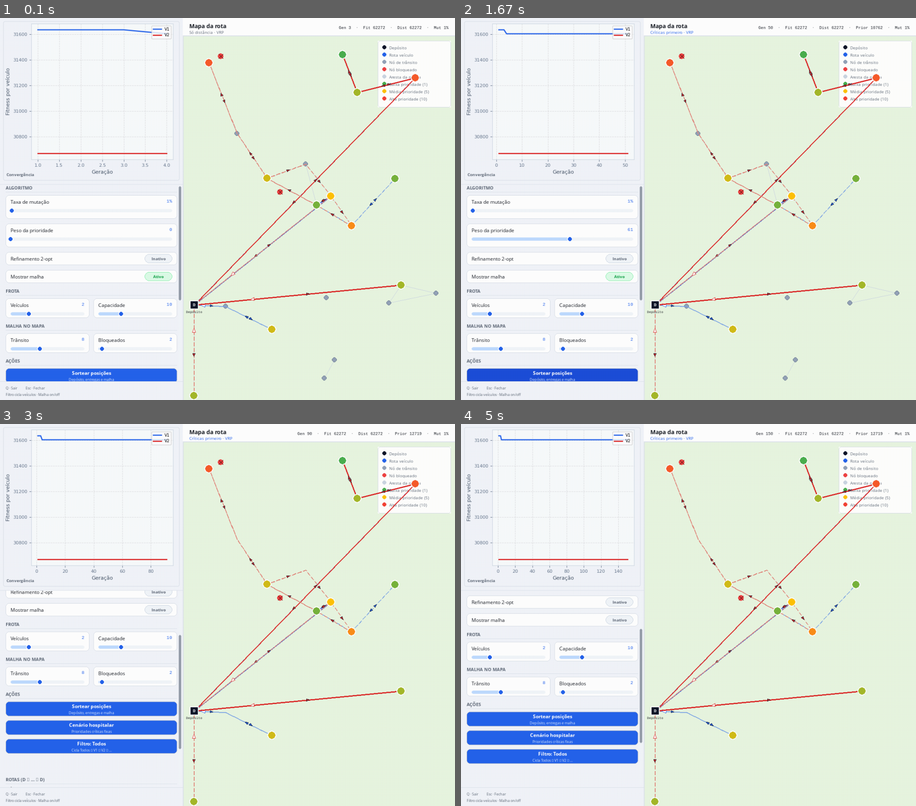
Above: before the commit, frames 1-4 (two rows, left to right).
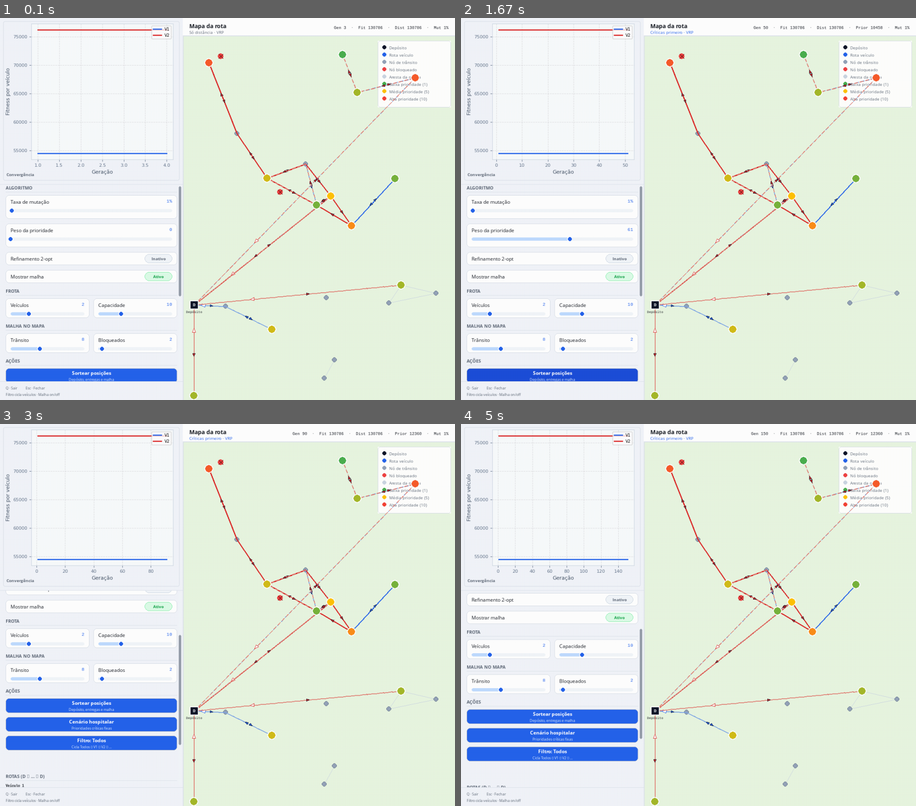
Above: after the commit, the same moments.

Repository: edvansanchoo/genetic_algorithm_tsp-main
Game: pygame game, started from main.py
Two runs of this game, one before a commit and one after it. Both use one fixed random seed, a clock stepped at 60 frames per second and the inputs below.
Inputs (mouse positions are in pixels of both pictures, inside the frame that each line leads up to):
- Up to frame 1 (0.1 s): no input
- Up to frame 2 (1.67 s): click (688, 209) at 0.38 s; press the mouse at (552, 247) at 1.2 s; move the mouse to (693, 166) at 1.3 s; release the mouse at (838, 86) at 1.43 s; press the mouse at (552, 90) at 1.53 s; move the mouse to (570, 209) at 1.63 s
- Up to frame 3 (3 s): release the mouse at (127, 733) at 1.77 s; press the mouse at (177, 645) at 1.87 s; move the mouse to (282, 668) at 1.97 s; release the mouse at (386, 691) at 2.1 s; press the mouse at (91, 615) at 2.2 s; move the mouse to (182, 557) at 2.3 s; release the mouse at (277, 504) at 2.43 s; press the mouse at (91, 515) at 2.53 s; move the mouse to (150, 492) at 2.63 s; release the mouse at (204, 473) at 2.77 s; click (263, 710) at 2.88 s
- Up to frame 4 (5 s): press the mouse at (552, 634) at 3.2 s; move the mouse to (615, 561) at 3.3 s; release the mouse at (683, 492) at 3.43 s; press the mouse at (552, 653) at 3.53 s; move the mouse to (702, 580) at 3.63 s; release the mouse at (852, 508) at 3.77 s; press the mouse at (638, 687) at 3.87 s; move the mouse to (620, 584) at 3.97 s; release the mouse at (602, 481) at 4.1 s; press the mouse at (552, 496) at 4.2 s; move the mouse to (592, 527) at 4.3 s; release the mouse at (638, 561) at 4.43 s; press the mouse at (638, 645) at 4.53 s; move the mouse to (734, 664) at 4.63 s; release the mouse at (825, 683) at 4.77 s; press the mouse at (552, 496) at 4.87 s; move the mouse to (633, 572) at 4.97 s

The runs differ from the first frame. In frame 1, 1.3% of the frame differs, in the area x 3-93%, y 2-97%; in frame 2, 1.5%; in frame 3, 5.7%, in the area x 1-97%, y 2-97%; in frame 4, 5.0%.

Commit message:
feat(vrp): unify vehicle plan_edges across all trip segments
Replace per-trip edge memory with a single plan_edges set that hard-blocks reused edges on every segment, with shared fallback penalties wired through settings and GA decode.

Co-authored-by: Cursor <cursoragent@cursor.com>

Diff:
--- a/tests/test_return_path_diversification.py
+++ b/tests/test_return_path_diversification.py
@@ -11,7 +11,10 @@
     canonical_edge,
     find_path_weighted,
 )
-from traveling_salesman_problem.problem.vrp_decoder import decode_vehicle_permutation
+from traveling_salesman_problem.problem.vrp_decoder import (
+    _edges_from_path,
+    decode_vehicle_permutation,
+)
 from traveling_salesman_problem.problem.vrp_models import DEPOT_ID, DeliveryToken
 
 
@@ -31,6 +34,34 @@
         ],
         connection_radius=100.0,
     )
+
+
+def _two_corridor_network():
+    return RoadNetwork(
+        nodes={
+            DEPOT_ID: (0.0, 0.0),
+            "A": (10.0, 0.0),
+            "B": (10.0, 10.0),
+            "C": (-10.0, 0.0),
+            "X": (20.0, 0.0),
+        },
+        edges=[
+            (DEPOT_ID, "A"),
+            ("A", "X"),
+            (DEPOT_ID, "B"),
+            ("B", "X"),
+            (DEPOT_ID, "C"),
+            ("C", "X"),
+        ],
+        connection_radius=100.0,
+    )
+
+
+def _trip_edges(trip) -> set:
+    edges: set = set()
+    for path in trip.path_node_ids:
+        edges.update(_edges_from_path(path))
+    return edges
 
 
 class ForbiddenEdgePathfindingTests(unittest.TestCase):
@@ -80,8 +111,6 @@
             (0.0, 0.0),
             mesh,
             capacity=10,
-            reuse_penalty=1.75,
-            return_fallback_penalty=20.0,
         )
         trip = plan.trips[0]
         self.assertEqual(trip.path_node_ids[0], [DEPOT_ID, "A", "X"])
@@ -101,10 +130,37 @@
             (0.0, 0.0),
             mesh,
             capacity=10,
-            return_fallback_penalty=20.0,
         )
         self.assertTrue(plan.fitness < float("inf"))
 
 
+class InterTripPlanEdgesTests(unittest.TestCase):
+    def test_second_trip_avoids_first_trip_edges(self) -> None:
+        mesh = delivery_mesh_from_parts(
+            _two_corridor_network(),
+            delivery_ids=["A", "X"],
+            transit_ids=["B", "C"],
+        )
+        tokens = [
+            DeliveryToken("A", 6, priority=5),
+            DeliveryToken("X", 6, priority=5),
+        ]
+        plan = decode_vehicle_permutation(
+            tokens,
+            list(tokens),
+            (0.0, 0.0),
+            mesh,
+            capacity=10,
+        )
+        self.assertEqual(len(plan.trips), 2)
+        trip0_edges = _trip_edges(plan.trips[0])
+        trip1_outbound = _edges_from_path(plan.trips[1].path_node_ids[0])
+        self.assertFalse(trip0_edges & trip1_outbound)
+        self.assertIn(
+            plan.trips[1].path_node_ids[0],
+            [[DEPOT_ID, "B", "X"], [DEPOT_ID, "C", "X"]],
+        )
+
+
 if __name__ == "__main__":
     unittest.main()
--- a/tests/test_vrp_decoder_edge_reuse.py
+++ b/tests/test_vrp_decoder_edge_reuse.py
@@ -54,7 +54,6 @@
             (0.0, 0.0),
             mesh,
             capacity=10,
-            reuse_penalty=1.75,
         )
         self.assertEqual(len(plan.trips), 1)
         trip = plan.trips[0]
@@ -71,7 +70,6 @@
             (0.0, 0.0),
             mesh,
             capacity=10,
-            reuse_penalty=1.75,
         )
         self.assertTrue(plan.fitness < float("inf"))
         self.assertEqual(plan.trips[0].path_node_ids[0], [DEPOT_ID, "X"])
--- a/traveling_salesman_problem/config/application_settings.py
+++ b/traveling_salesman_problem/config/application_settings.py
@@ -24,8 +24,8 @@
     initial_blocked_count: int = 2
     maximum_mesh_nodes_per_type: int = 20
     connection_radius: float = 140.0
-    edge_reuse_penalty: float = 1.75
-    return_fallback_penalty: float = 20.0
+    plan_fallback_penalty: float = 20.0
+    plan_last_resort_penalty: float = 1.75
 
     initial_vehicle_count: int = 2
     maximum_vehicle_count: int = 5
--- a/traveling_salesman_problem/problem/vrp_decoder.py
+++ b/traveling_salesman_problem/problem/vrp_decoder.py
@@ -8,7 +8,6 @@
 
 from traveling_salesman_problem.problem.delivery_mesh import (
     DeliveryMesh,
-    delivery_segment_distance,
     delivery_segment_path,
 )
 from traveling_salesman_problem.problem.road_network import (
@@ -54,38 +53,55 @@
     return edges
 
 
-def _return_segment(
+def _segment_with_plan_memory(
     mesh: DeliveryMesh,
     origin: Coordinate,
     destination: Coordinate,
-    trip_edges: Set[EdgeKey],
-    return_fallback_penalty: float,
+    plan_edges: Set[EdgeKey],
+    plan_fallback_penalty: float,
+    plan_last_resort_penalty: float,
 ) -> Optional[Tuple[float, List[str]]]:
     path = delivery_segment_path(
         mesh,
         origin,
         destination,
-        forbidden_edges=trip_edges,
+        forbidden_edges=plan_edges,
     )
     if path:
         cost = path_distance(mesh.network, path)
-        return cost, path
-
-    path = delivery_segment_path(
-        mesh,
-        origin,
-        destination,
-        used_edges=trip_edges,
-        reuse_penalty=return_fallback_penalty,
-    )
-    if not path:
-        return None
-    cost = path_weighted_distance(
-        mesh.network,
-        path,
-        trip_edges,
-        return_fallback_penalty,
-    )
+    else:
+        path = delivery_segment_path(
+            mesh,
+            origin,
+            destination,
+            used_edges=plan_edges,
+            reuse_penalty=plan_fallback_penalty,
+        )
+        if path:
+            cost = path_weighted_distance(
+                mesh.network,
+                path,
+                plan_edges,
+                plan_fallback_penalty,
+            )
+        else:
+            path = delivery_segment_path(
+                mesh,
+                origin,
+                destination,
+                used_edges=plan_edges,
+                reuse_penalty=plan_last_resort_penalty,
+            )
+            if not path:
+                return None
+            cost = path_weighted_distance(
+                mesh.network,
+                path,
+                plan_edges,
+                plan_last_resort_penalty,
+            )
+
+    plan_edges.update(_edges_from_path(path))
     return cost, path
 
 
@@ -96,8 +112,8 @@
     mesh: DeliveryMesh,
     capacity: int,
     priority_weight: float = 0.0,
-    reuse_penalty: float = 1.75,
-    return_fallback_penalty: float = 20.0,
+    plan_fallback_penalty: float = 20.0,
+    plan_last_resort_penalty: float = 1.75,
 ) -> DecodedVehiclePlan:
     if capacity < 1:
         return _invalid_plan()
@@ -121,54 +137,23 @@
     last_coordinate = depot
     visit_order = 0
     priority_penalty = 0.0
-    used_edges: Set[EdgeKey] = set()
-    trip_edges: Set[EdgeKey] = set()
-
-    def _record_path(path: List[str]) -> None:
-        path_edges = _edges_from_path(path)
-        used_edges.update(path_edges)
-        trip_edges.update(path_edges)
-
-    def traverse_non_return(
-        from_coord: Coordinate,
-        to_coord: Coordinate,
-    ) -> Optional[Tuple[float, List[str]]]:
-        path = delivery_segment_path(
-            mesh,
-            from_coord,
-            to_coord,
-            used_edges=used_edges,
-            reuse_penalty=reuse_penalty,
-        )
-        if not path:
-            return None
-        cost = delivery_segment_distance(
-            mesh,
-            from_coord,
-            to_coord,
-            used_edges=used_edges,
-            reuse_penalty=reuse_penalty,
-        )
-        if cost == float("inf"):
-            return None
-        _record_path(path)
-        return cost, path
+    plan_edges: Set[EdgeKey] = set()
 
     def close_trip_returning_to_depot() -> Optional[DecodedVehiclePlan]:
-        nonlocal current_stops, current_paths, current_distance, last_coordinate, trip_edges
-        result = _return_segment(
+        nonlocal current_stops, current_paths, current_distance, last_coordinate
+        result = _segment_with_plan_memory(
             mesh,
             last_coordinate,
             depot,
-            trip_edges,
-            return_fallback_penalty,
+            plan_edges,
+            plan_fallback_penalty,
+            plan_last_resort_penalty,
         )
         if result is None:
             return _invalid_plan()
         cost, path = result
         current_distance += cost
         current_paths.append(path)
-        used_edges.update(_edges_from_path(path))
         current_stops.append(
             TripStop(node_id=DEPOT_ID, quantity=0, coordinate=depot)
         )
@@ -185,7 +170,6 @@
         current_paths = []
         current_distance = 0.0
         last_coordinate = depot
-        trip_edges = set()
         return None
 
     for token in permutation:
@@ -206,7 +190,14 @@
         if delivery_coordinate is None:
             return _invalid_plan()
 
-        result = traverse_non_return(last_coordinate, delivery_coordinate)
+        result = _segment_with_plan_memory(
+            mesh,
+            last_coordinate,
+            delivery_coordinate,
+            plan_edges,
+            plan_fallback_penalty,
+            plan_last_resort_penalty,
+        )
         if result is None:
             return _invalid_plan()
         cost, path = result
--- a/traveling_salesman_problem/simulation/simulation_state.py
+++ b/traveling_salesman_problem/simulation/simulation_state.py
@@ -224,8 +224,8 @@
                 mesh=self.mesh,
                 capacity=capacity,
                 priority_weight=self.priority_weight if self.priority_weight_slider else 0.0,
-                reuse_penalty=settings.edge_reuse_penalty,
-                return_fallback_penalty=settings.return_fallback_penalty,
+                plan_fallback_penalty=settings.plan_fallback_penalty,
+                plan_last_resort_penalty=settings.plan_last_resort_penalty,
             )
 
         self.generation_counter = itertools.count(start=1)
@@ -456,8 +456,8 @@
                 priority_weight=priority_weight,
                 mutation_probability=mutation_probability,
                 use_2opt=self.two_opt_toggle.is_active,
-                reuse_penalty=self.settings.edge_reuse_penalty,
-                return_fallback_penalty=self.settings.return_fallback_penalty,
+                plan_fallback_penalty=self.settings.plan_fallback_penalty,
+                plan_last_resort_penalty=self.settings.plan_last_resort_penalty,
             )
 
         generation_number = next(self.generation_counter)
--- a/traveling_salesman_problem/simulation/vehicle_genetic.py
+++ b/traveling_salesman_problem/simulation/vehicle_genetic.py
@@ -93,8 +93,8 @@
     mesh: DeliveryMesh,
     capacity: int,
     priority_weight: float,
-    reuse_penalty: float = 1.75,
-    return_fallback_penalty: float = 20.0,
+    plan_fallback_penalty: float = 20.0,
+    plan_last_resort_penalty: float = 1.75,
 ) -> DecodedVehiclePlan:
     return decode_vehicle_permutation(
         tokens,
@@ -103,8 +103,8 @@
         mesh,
         capacity,
         priority_weight,
-        reuse_penalty=reuse_penalty,
-        return_fallback_penalty=return_fallback_penalty,
+        plan_fallback_penalty=plan_fallback_penalty,
+        plan_last_resort_penalty=plan_last_resort_penalty,
     )
 
 
@@ -116,8 +116,8 @@
     mesh: DeliveryMesh,
     capacity: int,
     priority_weight: float,
-    reuse_penalty: float = 1.75,
-    return_fallback_penalty: float = 20.0,
+    plan_fallback_penalty: float = 20.0,
+    plan_last_resort_penalty: float = 1.75,
 ) -> VehicleGeneticState:
     if not tokens:
         empty = VehicleGeneticState(
@@ -146,8 +146,8 @@
             mesh,
             capacity,
             priority_weight,
-            reuse_penalty,
-            return_fallback_penalty,
+            plan_fallback_penalty,
+            plan_last_resort_penalty,
         )
         ranked.append((plan.fitness, individual, plan))
     ranked.sort(key=lambda item: item[0])
@@ -174,8 +174,8 @@
     mutation_probability: float,
     use_2opt: bool = False,
     n_elite: int = 2,
-    reuse_penalty: float = 1.75,
-    return_fallback_penalty: float = 20.0,
+    plan_fallback_penalty: float = 20.0,
+    plan_last_resort_penalty: float = 1.75,
 ) -> VehicleGeneticState:
     del use_2opt  # reserved; decoder-aware 2-opt deferred
     if not state.tokens:
@@ -191,8 +191,8 @@
             mesh,
             capacity,
             priority_weight,
-            reuse_penalty,
-            return_fallback_penalty,
+            plan_fallback_penalty,
+            plan_last_resort_penalty,
         )
         evaluated.append((plan.fitness, individual, plan))
     evaluated.sort(key=lambda item: item[0])
